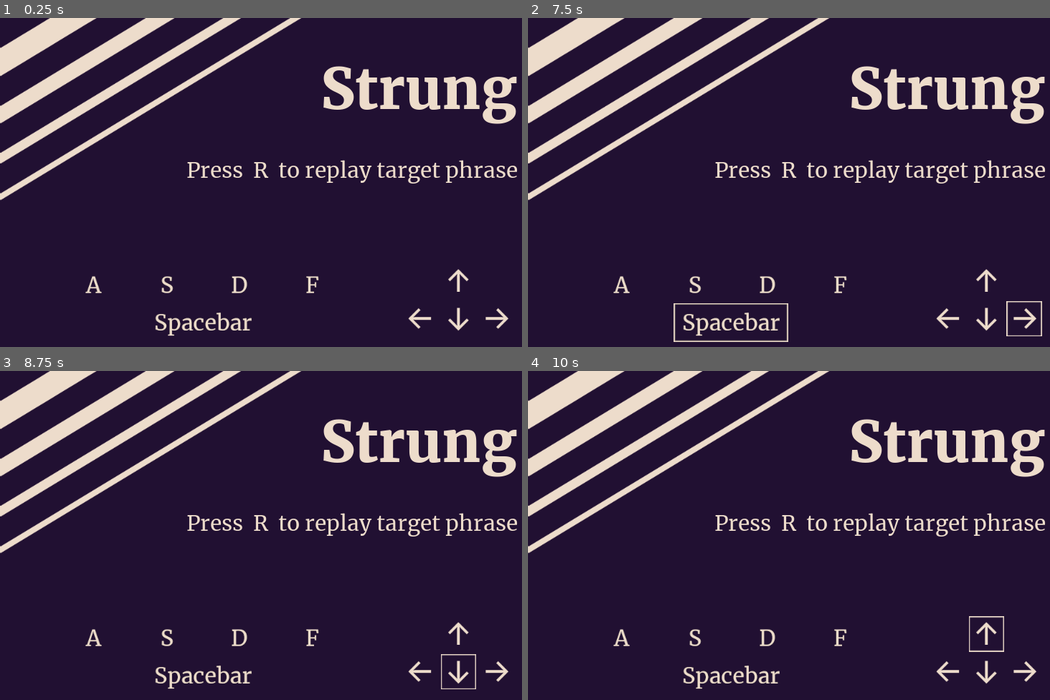
Above: before the commit, frames 1-4 (two rows, left to right).
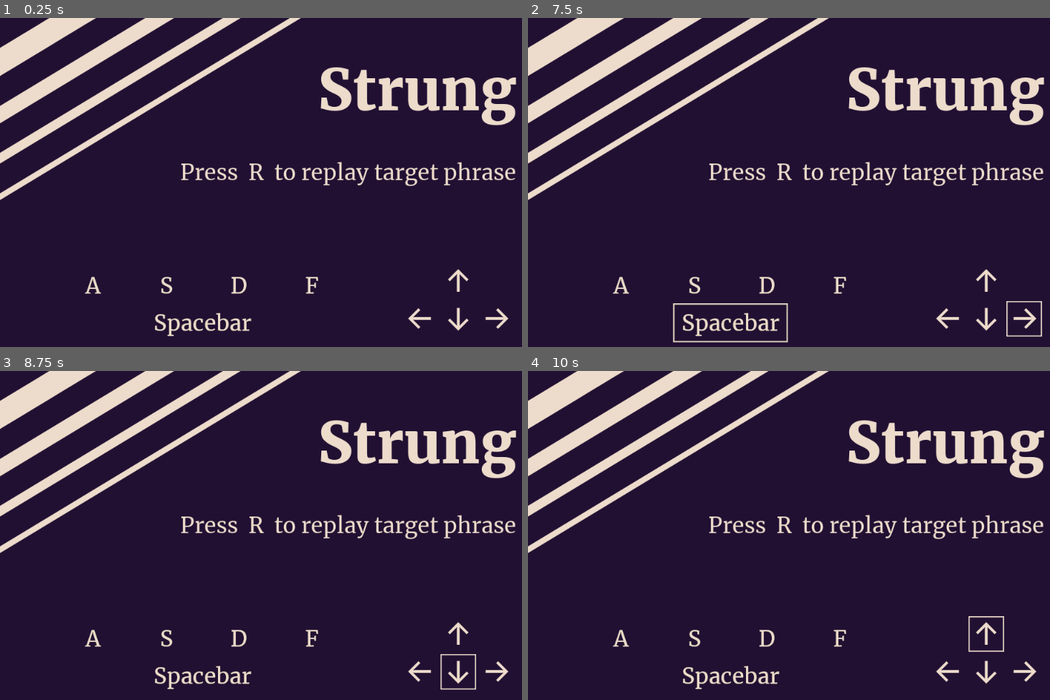
Above: after the commit, the same moments.

Repository: s9menine/Strung
Game: Godot game, scene res://source/Main.tscn
The game is run twice, just before and just after one commit, with the same random seed, the same clock (stepped at 60 frames per second) and the same inputs.
Inputs (mouse positions are in pixels of both pictures, inside the frame that each line leads up to):
- Up to frame 1 (0.25 s): no input
- Up to frame 2 (7.5 s): click (621, 284) at 0.5 s; click (695, 284) at 1.25 s; click (768, 284) at 2 s; click (841, 284) at 2.75 s; click (731, 323) at 3.5 s; click (987, 281) at 4.25 s; click (950, 317) at 5 s; click (987, 317) at 5.75 s; click (1023, 317) at 6.5 s; tap R at 7.25 s; hold Right (art_right) from 7.28 s (still down); hold Space (hammer) from 7.28 s (still down)
- Up to frame 3 (8.75 s): tap A (key_1) at 7.55, 8.1 s; tap R at 8 s; release Right (art_right) at 8.03 s; release Space (hammer) at 8.03 s; hold Down (art_down) from 8.03 s (still down); tap S (key_2) at 8.3 s
- Up to frame 4 (10 s): tap R at 8.75, 9.5 s; release Down (art_down) at 8.78 s; hold Right (art_right) 8.78-9.53 s; hold S (key_2) 8.78-9.53 s; tap D (key_3) at 9.05, 9.6 s; hold Up (art_up) from 9.53 s (still down); tap F (key_4) at 9.8 s

The runs differ from the first frame. In frame 1, 4.7% of the frame differs, in the area x 0-100%, y 0-97%; in frame 2, 5.0%, in the area x 0-100%, y 0-99%; in frame 3, 4.7%; in frame 4, 4.7%.

Commit message:
switch sustain samples to ogg, configure exports, rename "performer" to "computer"
also prevented using "esc" to exit on web build

Diff:
--- a/project.godot
+++ b/project.godot
@@ -32,12 +32,28 @@
 window/size/height=618
 window/size/resizable=false
 window/dpi/allow_hidpi=true
-window/stretch/mode="2d"
-window/stretch/aspect="keep"
+window/stretch/aspect="keep_width"
 
 [editor_plugins]
 
-enabled=PoolStringArray( "mixing-desk" )
+enabled=PoolStringArray(  )
+
+[importer_defaults]
+
+wav={
+"compress/mode": 0,
+"edit/loop": false,
+"edit/normalize": false,
+"edit/trim": true,
+"force/8_bit": false,
+"force/max_rate": false,
+"force/max_rate_hz": 44100,
+"force/mono": false
+}
+ogg_vorbis={
+"loop": false,
+"loop_offset": 0
+}
 
 [input]
 
--- a/source/Main.gd
+++ b/source/Main.gd
@@ -2,26 +2,40 @@
 
 var esc_progress: float = 0.0
 var is_quitting: bool = false
+var os_name: String = ""
 
 func _ready() -> void:
+	os_name = OS.get_name()
 	$Interface/Curtains/AnimationPlayer.play("reset")
 
 func _process(delta: float) -> void:
-	if Input.is_action_just_pressed("exit"):
-		is_quitting = true
-		$Interface/Curtains/AnimationPlayer.stop(false)
-		$Interface/Curtains/AnimationPlayer.play("fade_out", -1, 1.0, false)
-	if Input.is_action_just_released("exit"):
-		is_quitting = false
-		$Interface/Curtains/AnimationPlayer.stop(false)
-		$Interface/Curtains/AnimationPlayer.play("fade_out", -1, -8.0, true)
+	if Input.is_action_just_pressed("exit") and os_name != "HTML5":
+		quit_start()
+	if Input.is_action_just_released("exit") and os_name != "HTML5":
+		quit_interrupt()
 
-func _on_AnimationPlayer_animation_finished(anim_name: String) -> void:
-	if anim_name == "fade_out" and is_quitting == false:
-		$Interface/Curtains/AnimationPlayer.stop(true)
-		$Interface/Curtains/AnimationPlayer.play("reset")
-	if anim_name == "fade_out" and is_quitting == true:
-		quit()
+func quit_start():
+	is_quitting = true
+	# just in case was previously in quitting attempt
+	$Interface/Curtains/AnimationPlayer.stop(false)
+	# start dimming screen
+	$Interface/Curtains/AnimationPlayer.play("fade_out", -1, 1.0, false)
+	yield($Interface/Curtains/AnimationPlayer, "animation_finished")
+	if is_quitting == true: quit()
+
+func quit_interrupt():
+	is_quitting = false
+	# stop fadeout animation but retain position
+	$Interface/Curtains/AnimationPlayer.stop(false)
+	# revert to full brightness at 8x speed
+	$Interface/Curtains/AnimationPlayer.play("fade_out", -1, -8.0, true)
+	yield($Interface/Curtains/AnimationPlayer, "animation_finished")
+	# reset fadeout animation
+	$Interface/Curtains/AnimationPlayer.stop(true)
+	$Interface/Curtains/AnimationPlayer.play("reset")
 
 func quit():
 	get_tree().quit()
+#	following code resets game instead of quitting
+#	var reset_scene: PackedScene = load("res://source/Main.tscn")
+#	get_tree().change_scene_to(reset_scene)
--- a/source/Main.tscn
+++ b/source/Main.tscn
@@ -23,7 +23,7 @@
 [ext_resource path="res://assets/visual/buttons/button_right_default.png" type="Texture" id=21]
 [ext_resource path="res://assets/visual/buttons/button_right_pressed.png" type="Texture" id=22]
 [ext_resource path="res://assets/visual/Merriweather-Regular.ttf" type="DynamicFontData" id=23]
-[ext_resource path="res://source/Performer.gd" type="Script" id=24]
+[ext_resource path="res://source/Computer.gd" type="Script" id=24]
 [ext_resource path="res://source/Main.gd" type="Script" id=25]
 
 [sub_resource type="DynamicFont" id=1]
@@ -154,8 +154,8 @@
 [node name="Interface" type="Control" parent="."]
 anchor_right = 1.0
 anchor_bottom = 1.0
-size_flags_horizontal = 3
-size_flags_vertical = 3
+size_flags_horizontal = 0
+size_flags_vertical = 0
 __meta__ = {
 "_edit_use_anchors_": false
 }
@@ -509,6 +509,7 @@
 script = ExtResource( 1 )
 
 [node name="Instrument" parent="Player" instance=ExtResource( 3 )]
+volume_range = -6.0
 
 [node name="Computer" type="Node" parent="."]
 script = ExtResource( 24 )
@@ -520,4 +521,3 @@
 }
 
 [node name="Instrument" parent="Computer" instance=ExtResource( 3 )]
-[connection signal="animation_finished" from="Interface/Curtains/AnimationPlayer" to="." method="_on_AnimationPlayer_animation_finished"]
--- a/source/Player.gd
+++ b/source/Player.gd
@@ -70,11 +70,12 @@
 	if Input.is_action_just_released("hammer") and is_sustaining == true :
 		$Instrument.stop_note_sus()
 		is_sustaining = false
+
 #	TODO Implement robust state machine for sustain-release
 
-#	Staccato
+#	TODO Staccato
 
-#	Vibrato
+#	TODO Vibrato
 
 #	if Input.is_action_pressed("key_1"): emit_signal("key_pressed", "key_1")
 #	if Input.is_action_pressed("key_2"): emit_signal("key_pressed", "key_2")
--- a/source/instrument/Instrument.gd
+++ b/source/instrument/Instrument.gd
@@ -1,7 +1,6 @@
 extends Node
 
 export var volume_range: float = -3.0
-
 
 var rng = RandomNumberGenerator.new()
 var art_ext_last: bool = false
@@ -15,7 +14,6 @@
 	if note_pitch == 0: return
 	var stream: Resource = $NoteAtk.notes_array[note_pitch]
 #	print_filename(stream)
-
 	var _player := AudioStreamPlayer.new()
 	add_child(_player)
 	_player.stream = stream
@@ -33,6 +31,7 @@
 	add_child(player_base)
 	player_base.stream = stream_base
 	player_base.volume_db = rng.randf_range(volume_range, 0)
+#	player_base.pitch_scale = rng.randf_range(0.99, 1.01) # nope, causes phasing
 	player_base.set_bus("Sustain")
 	player_base.play()
 	sus_base_playing.append(player_base)
@@ -57,7 +56,7 @@
 		return
 	else:
 		var player_base = sus_base_playing.pop_front()
-		player_base.stop() # TODO: Change stop to rapid fadeout using tween
+		player_base.stop() # TODO: Change stop to rapid fadeout using tween, and also play releas sample
 		player_base.queue_free()
 		if art_ext_last == true:
 			var player_ext = sus_ext_playing.pop_front()
@@ -87,7 +86,7 @@
 	elif sound == "hammer_release" :
 		stream = $Handling.hammer_release
 	elif sound == "hammer_strike" :
-		stream = $Handling.hammer_strike()
+		stream = $Handling.hammer_strike() # this function alternates between the two strike samples
 
 	# Create AudioStreamPlayer node, add it to SceneTree, play it, destroy it
 	var _player := AudioStreamPlayer.new()
@@ -95,9 +94,10 @@
 	_player.stream = stream
 	_player.pitch_scale = rng.randf_range(0.81, 1.19) # +- 3 semitones
 	_player.volume_db = rng.randf_range(volume_range, 0)
-	_player.set_bus(bus) # determined by input in Main scene, adds panning for Keys 1-4
+#	bus adds panning for Keys 1-4
+	_player.set_bus(bus)
 	_player.play()
-	yield(_player, "finished")
+	yield(_player, "finished") # "finished" is name of signal emitted by AudioStreamPlayer
 	_player.queue_free()
 
 func print_filename(file: Resource):
--- a/source/instrument/NoteAtk.gd
+++ b/source/instrument/NoteAtk.gd
@@ -1,20 +1,20 @@
 extends Node
 
-var notes_array = [
-0,
-preload("res://assets/instrument/atk/note_atk_01.wav"),
-preload("res://assets/instrument/atk/note_atk_02.wav"),
-preload("res://assets/instrument/atk/note_atk_03.wav"),
-preload("res://assets/instrument/atk/note_atk_04.wav"),
-preload("res://assets/instrument/atk/note_atk_05.wav"),
-preload("res://assets/instrument/atk/note_atk_06.wav"),
-preload("res://assets/instrument/atk/note_atk_07.wav"),
-preload("res://assets/instrument/atk/note_atk_08.wav"),
-preload("res://assets/instrument/atk/note_atk_09.wav"),
-preload("res://assets/instrument/atk/note_atk_10.wav"),
-preload("res://assets/instrument/atk/note_atk_11.wav"),
-preload("res://assets/instrument/atk/note_atk_12.wav"),
-preload("res://assets/instrument/atk/note_atk_13.wav"),
-preload("res://assets/instrument/atk/note_atk_14.wav"),
-preload("res://assets/instrument/atk/note_atk_15.wav"),
-]
+var notes_array: Array = [
+	0,
+	preload("res://assets/instrument/atk/note_atk_01.wav"),
+	preload("res://assets/instrument/atk/note_atk_02.wav"),
+	preload("res://assets/instrument/atk/note_atk_03.wav"),
+	preload("res://assets/instrument/atk/note_atk_04.wav"),
+	preload("res://assets/instrument/atk/note_atk_05.wav"),
+	preload("res://assets/instrument/atk/note_atk_06.wav"),
+	preload("res://assets/instrument/atk/note_atk_07.wav"),
+	preload("res://assets/instrument/atk/note_atk_08.wav"),
+	preload("res://assets/instrument/atk/note_atk_09.wav"),
+	preload("res://assets/instrument/atk/note_atk_10.wav"),
+	preload("res://assets/instrument/atk/note_atk_11.wav"),
+	preload("res://assets/instrument/atk/note_atk_12.wav"),
+	preload("res://assets/instrument/atk/note_atk_13.wav"),
+	preload("res://assets/instrument/atk/note_atk_14.wav"),
+	preload("res://assets/instrument/atk/note_atk_15.wav"),
+	]
--- a/source/instrument/NoteRelBase.gd
+++ b/source/instrument/NoteRelBase.gd
@@ -1,20 +1,20 @@
 extends Node
 
-var notes_array = [
-0,
-preload("res://assets/instrument/rel_base/note_rel_base_01.wav"),
-preload("res://assets/instrument/rel_base/note_rel_base_02.wav"),
-preload("res://assets/instrument/rel_base/note_rel_base_03.wav"),
-preload("res://assets/instrument/rel_base/note_rel_base_04.wav"),
-preload("res://assets/instrument/rel_base/note_rel_base_05.wav"),
-preload("res://assets/instrument/rel_base/note_rel_base_06.wav"),
-preload("res://assets/instrument/rel_base/note_rel_base_07.wav"),
-preload("res://assets/instrument/rel_base/note_rel_base_08.wav"),
-preload("res://assets/instrument/rel_base/note_rel_base_09.wav"),
-preload("res://assets/instrument/rel_base/note_rel_base_10.wav"),
-preload("res://assets/instrument/rel_base/note_rel_base_11.wav"),
-preload("res://assets/instrument/rel_base/note_rel_base_12.wav"),
-preload("res://assets/instrument/rel_base/note_rel_base_13.wav"),
-preload("res://assets/instrument/rel_base/note_rel_base_14.wav"),
-preload("res://assets/instrument/rel_base/note_rel_base_15.wav"),
-]
+var notes_array: Array = [
+	0,
+	preload("res://assets/instrument/rel_base/note_rel_base_01.wav"),
+	preload("res://assets/instrument/rel_base/note_rel_base_02.wav"),
+	preload("res://assets/instrument/rel_base/note_rel_base_03.wav"),
+	preload("res://assets/instrument/rel_base/note_rel_base_04.wav"),
+	preload("res://assets/instrument/rel_base/note_rel_base_05.wav"),
+	preload("res://assets/instrument/rel_base/note_rel_base_06.wav"),
+	preload("res://assets/instrument/rel_base/note_rel_base_07.wav"),
+	preload("res://assets/instrument/rel_base/note_rel_base_08.wav"),
+	preload("res://assets/instrument/rel_base/note_rel_base_09.wav"),
+	preload("res://assets/instrument/rel_base/note_rel_base_10.wav"),
+	preload("res://assets/instrument/rel_base/note_rel_base_11.wav"),
+	preload("res://assets/instrument/rel_base/note_rel_base_12.wav"),
+	preload("res://assets/instrument/rel_base/note_rel_base_13.wav"),
+	preload("res://assets/instrument/rel_base/note_rel_base_14.wav"),
+	preload("res://assets/instrument/rel_base/note_rel_base_15.wav"),
+	]
--- a/source/instrument/NoteRelExt.gd
+++ b/source/instrument/NoteRelExt.gd
@@ -1,20 +1,20 @@
 extends Node
 
-var notes_array = [
-0,
-preload("res://assets/instrument/rel_ext/note_rel_ext_01.wav"),
-preload("res://assets/instrument/rel_ext/note_rel_ext_02.wav"),
-preload("res://assets/instrument/rel_ext/note_rel_ext_03.wav"),
-preload("res://assets/instrument/rel_ext/note_rel_ext_04.wav"),
-preload("res://assets/instrument/rel_ext/note_rel_ext_05.wav"),
-preload("res://assets/instrument/rel_ext/note_rel_ext_06.wav"),
-preload("res://assets/instrument/rel_ext/note_rel_ext_07.wav"),
-preload("res://assets/instrument/rel_ext/note_rel_ext_08.wav"),
-preload("res://assets/instrument/rel_ext/note_rel_ext_09.wav"),
-preload("res://assets/instrument/rel_ext/note_rel_ext_10.wav"),
-preload("res://assets/instrument/rel_ext/note_rel_ext_11.wav"),
-preload("res://assets/instrument/rel_ext/note_rel_ext_12.wav"),
-preload("res://assets/instrument/rel_ext/note_rel_ext_13.wav"),
-preload("res://assets/instrument/rel_ext/note_rel_ext_14.wav"),
-preload("res://assets/instrument/rel_ext/note_rel_ext_15.wav"),
-]
+var notes_array: Array = [
+	0,
+	preload("res://assets/instrument/rel_ext/note_rel_ext_01.wav"),
+	preload("res://assets/instrument/rel_ext/note_rel_ext_02.wav"),
+	preload("res://assets/instrument/rel_ext/note_rel_ext_03.wav"),
+	preload("res://assets/instrument/rel_ext/note_rel_ext_04.wav"),
+	preload("res://assets/instrument/rel_ext/note_rel_ext_05.wav"),
+	preload("res://assets/instrument/rel_ext/note_rel_ext_06.wav"),
+	preload("res://assets/instrument/rel_ext/note_rel_ext_07.wav"),
+	preload("res://assets/instrument/rel_ext/note_rel_ext_08.wav"),
+	preload("res://assets/instrument/rel_ext/note_rel_ext_09.wav"),
+	preload("res://assets/instrument/rel_ext/note_rel_ext_10.wav"),
+	preload("res://assets/instrument/rel_ext/note_rel_ext_11.wav"),
+	preload("res://assets/instrument/rel_ext/note_rel_ext_12.wav"),
+	preload("res://assets/instrument/rel_ext/note_rel_ext_13.wav"),
+	preload("res://assets/instrument/rel_ext/note_rel_ext_14.wav"),
+	preload("res://assets/instrument/rel_ext/note_rel_ext_15.wav"),
+	]
--- a/source/instrument/NoteSusBase.gd
+++ b/source/instrument/NoteSusBase.gd
@@ -1,20 +1,67 @@
 extends Node
 
-var notes_array = [
-0,
-preload("res://assets/instrument/sus_base/note_sus_base_01.wav"),
-preload("res://assets/instrument/sus_base/note_sus_base_02.wav"),
-preload("res://assets/instrument/sus_base/note_sus_base_03.wav"),
-preload("res://assets/instrument/sus_base/note_sus_base_04.wav"),
-preload("res://assets/instrument/sus_base/note_sus_base_05.wav"),
-preload("res://assets/instrument/sus_base/note_sus_base_06.wav"),
-preload("res://assets/instrument/sus_base/note_sus_base_07.wav"),
-preload("res://assets/instrument/sus_base/note_sus_base_08.wav"),
-preload("res://assets/instrument/sus_base/note_sus_base_09.wav"),
-preload("res://assets/instrument/sus_base/note_sus_base_10.wav"),
-preload("res://assets/instrument/sus_base/note_sus_base_11.wav"),
-preload("res://assets/instrument/sus_base/note_sus_base_12.wav"),
-preload("res://assets/instrument/sus_base/note_sus_base_13.wav"),
-preload("res://assets/instrument/sus_base/note_sus_base_14.wav"),
-preload("res://assets/instrument/sus_base/note_sus_base_15.wav"),
-]
+var notes_array: Array = [
+	0,
+	preload("res://assets/instrument/sus_base/note_sus_base_01.ogg"),
+	preload("res://assets/instrument/sus_base/note_sus_base_02.ogg"),
+	preload("res://assets/instrument/sus_base/note_sus_base_03.ogg"),
+	preload("res://assets/instrument/sus_base/note_sus_base_04.ogg"),
+	preload("res://assets/instrument/sus_base/note_sus_base_05.ogg"),
+	preload("res://assets/instrument/sus_base/note_sus_base_06.ogg"),
+	preload("res://assets/instrument/sus_base/note_sus_base_07.ogg"),
+	preload("res://assets/instrument/sus_base/note_sus_base_08.ogg"),
+	preload("res://assets/instrument/sus_base/note_sus_base_09.ogg"),
+	preload("res://assets/instrument/sus_base/note_sus_base_10.ogg"),
+	preload("res://assets/instrument/sus_base/note_sus_base_11.ogg"),
+	preload("res://assets/instrument/sus_base/note_sus_base_12.ogg"),
+	preload("res://assets/instrument/sus_base/note_sus_base_13.ogg"),
+	preload("res://assets/instrument/sus_base/note_sus_base_14.ogg"),
+	preload("res://assets/instrument/sus_base/note_sus_base_15.ogg"),
+	]
+
+
+
+#
+#var notes_array: Array = []
+#var os_name: String = ""
+#
+#func _ready() -> void:
+#	var os_name = OS.get_name()
+#	if os_name == "HTML5":
+#		notes_array = [
+#		0,
+#		preload("res://assets/instrument/sus_base/note_sus_base_01.ogg"),
+#		preload("res://assets/instrument/sus_base/note_sus_base_02.ogg"),
+#		preload("res://assets/instrument/sus_base/note_sus_base_03.ogg"),
+#		preload("res://assets/instrument/sus_base/note_sus_base_04.ogg"),
+#		preload("res://assets/instrument/sus_base/note_sus_base_05.ogg"),
+#		preload("res://assets/instrument/sus_base/note_sus_base_06.ogg"),
+#		preload("res://assets/instrument/sus_base/note_sus_base_07.ogg"),
+#		preload("res://assets/instrument/sus_base/note_sus_base_08.ogg"),
+#		preload("res://assets/instrument/sus_base/note_sus_base_09.ogg"),
+#		preload("res://assets/instrument/sus_base/note_sus_base_10.ogg"),
+#		preload("res://assets/instrument/sus_base/note_sus_base_11.ogg"),
+#		preload("res://assets/instrument/sus_base/note_sus_base_12.ogg"),
+#		preload("res://assets/instrument/sus_base/note_sus_base_13.ogg"),
+#		preload("res://assets/instrument/sus_base/note_sus_base_14.ogg"),
+#		preload("res://assets/instrument/sus_base/note_sus_base_15.ogg"),
+#		]
+#	else:
+#		notes_array = [
+#		0,
+#		preload("res://assets/instrument/sus_base/note_sus_base_01.wav"),
+#		preload("res://assets/instrument/sus_base/note_sus_base_02.wav"),
+#		preload("res://assets/instrument/sus_base/note_sus_base_03.wav"),
+#		preload("res://assets/instrument/sus_base/note_sus_base_04.wav"),
+#		preload("res://assets/instrument/sus_base/note_sus_base_05.wav"),
+#		preload("res://assets/instrument/sus_base/note_sus_base_06.wav"),
+#		preload("res://assets/instrument/sus_base/note_sus_base_07.wav"),
+#		preload("res://assets/instrument/sus_base/note_sus_base_08.wav"),
+#		preload("res://assets/instrument/sus_base/note_sus_base_09.wav"),
+#		preload("res://assets/instrument/sus_base/note_sus_base_10.wav"),
+#		preload("res://assets/instrument/sus_base/note_sus_base_11.wav"),
+#		preload("res://assets/instrument/sus_base/note_sus_base_12.wav"),
+#		preload("res://assets/instrument/sus_base/note_sus_base_13.wav"),
+#		preload("res://assets/instrument/sus_base/note_sus_base_14.wav"),
+#		preload("res://assets/instrument/sus_base/note_sus_base_15.wav"),
+#		]
--- a/source/instrument/NoteSusExt.gd
+++ b/source/instrument/NoteSusExt.gd
@@ -1,20 +1,39 @@
 extends Node
 
-var notes_array = [
-0,
-preload("res://assets/instrument/sus_ext/note_sus_ext_01.wav"),
-preload("res://assets/instrument/sus_ext/note_sus_ext_02.wav"),
-preload("res://assets/instrument/sus_ext/note_sus_ext_03.wav"),
-preload("res://assets/instrument/sus_ext/note_sus_ext_04.wav"),
-preload("res://assets/instrument/sus_ext/note_sus_ext_05.wav"),
-preload("res://assets/instrument/sus_ext/note_sus_ext_06.wav"),
-preload("res://assets/instrument/sus_ext/note_sus_ext_07.wav"),
-preload("res://assets/instrument/sus_ext/note_sus_ext_08.wav"),
-preload("res://assets/instrument/sus_ext/note_sus_ext_09.wav"),
-preload("res://assets/instrument/sus_ext/note_sus_ext_10.wav"),
-preload("res://assets/instrument/sus_ext/note_sus_ext_11.wav"),
-preload("res://assets/instrument/sus_ext/note_sus_ext_12.wav"),
-preload("res://assets/instrument/sus_ext/note_sus_ext_13.wav"),
-preload("res://assets/instrument/sus_ext/note_sus_ext_14.wav"),
-preload("res://assets/instrument/sus_ext/note_sus_ext_15.wav"),
-]
+var notes_array: Array = [
+	0,
+	preload("res://assets/instrument/sus_ext/note_sus_ext_01.ogg"),
+	preload("res://assets/instrument/sus_ext/note_sus_ext_02.ogg"),
+	preload("res://assets/instrument/sus_ext/note_sus_ext_03.ogg"),
+	preload("res://assets/instrument/sus_ext/note_sus_ext_04.ogg"),
+	preload("res://assets/instrument/sus_ext/note_sus_ext_05.ogg"),
+	preload("res://assets/instrument/sus_ext/note_sus_ext_06.ogg"),
+	preload("res://assets/instrument/sus_ext/note_sus_ext_07.ogg"),
+	preload("res://assets/instrument/sus_ext/note_sus_ext_08.ogg"),
+	preload("res://assets/instrument/sus_ext/note_sus_ext_09.ogg"),
+	preload("res://assets/instrument/sus_ext/note_sus_ext_10.ogg"),
+	preload("res://assets/instrument/sus_ext/note_sus_ext_11.ogg"),
+	preload("res://assets/instrument/sus_ext/note_sus_ext_12.ogg"),
+	preload("res://assets/instrument/sus_ext/note_sus_ext_13.ogg"),
+	preload("res://assets/instrument/sus_ext/note_sus_ext_14.ogg"),
+	preload("res://assets/instrument/sus_ext/note_sus_ext_15.ogg"),
+	]
+
+#var notes_array: Array = [
+#	0,
+#	preload("res://assets/instrument/sus_ext/note_sus_ext_01.wav"),
+#	preload("res://assets/instrument/sus_ext/note_sus_ext_02.wav"),
+#	preload("res://assets/instrument/sus_ext/note_sus_ext_03.wav"),
+#	preload("res://assets/instrument/sus_ext/note_sus_ext_04.wav"),
+#	preload("res://assets/instrument/sus_ext/note_sus_ext_05.wav"),
+#	preload("res://assets/instrument/sus_ext/note_sus_ext_06.wav"),
+#	preload("res://assets/instrument/sus_ext/note_sus_ext_07.wav"),
+#	preload("res://assets/instrument/sus_ext/note_sus_ext_08.wav"),
+#	preload("res://assets/instrument/sus_ext/note_sus_ext_09.wav"),
+#	preload("res://assets/instrument/sus_ext/note_sus_ext_10.wav"),
+#	preload("res://assets/instrument/sus_ext/note_sus_ext_11.wav"),
+#	preload("res://assets/instrument/sus_ext/note_sus_ext_12.wav"),
+#	preload("res://assets/instrument/sus_ext/note_sus_ext_13.wav"),
+#	preload("res://assets/instrument/sus_ext/note_sus_ext_14.wav"),
+#	preload("res://assets/instrument/sus_ext/note_sus_ext_15.wav"),
+#	]
Not shown, added: assets/instrument/sus_base/note_sus_base_01.ogg.import
Not shown, added: assets/instrument/sus_base/note_sus_base_02.ogg.import
Not shown, added: assets/instrument/sus_base/note_sus_base_03.ogg.import
Not shown, added: assets/instrument/sus_base/note_sus_base_04.ogg.import
Not shown, added: assets/instrument/sus_base/note_sus_base_05.ogg.import
Not shown, added: assets/instrument/sus_base/note_sus_base_06.ogg.import
Not shown, added: assets/instrument/sus_base/note_sus_base_07.ogg.import
Not shown, added: assets/instrument/sus_base/note_sus_base_08.ogg.import
Not shown, added: assets/instrument/sus_base/note_sus_base_09.ogg.import
Not shown, added: assets/instrument/sus_base/note_sus_base_10.ogg.import
Not shown, added: assets/instrument/sus_base/note_sus_base_11.ogg.import
Not shown, added: assets/instrument/sus_base/note_sus_base_12.ogg.import
(and 51 more such lines)
